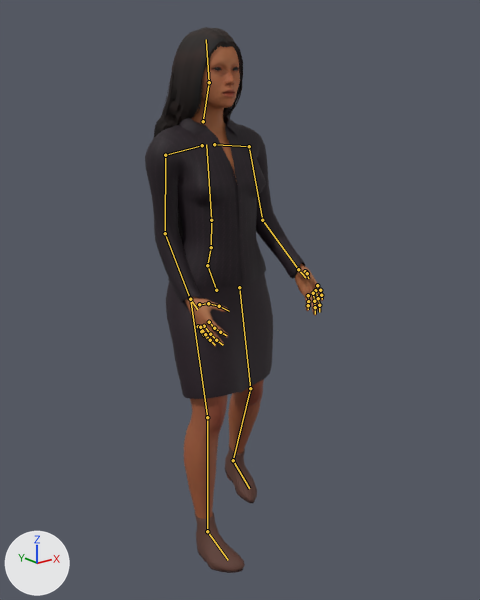
The glTF model public/models/npcs/sandton-professional.glb: old version first, new version second.
Rendered twice from a camera (50 mm lens) standing at (-1.272, -1.739, 1.539) and looking at (0.068, -0.063, 0.869). Arrows for +X, +Y and +Z are at lower left; the lights stay in place. The older version comes first. Both versions are drawn at frame 12 of the action 'walk'; the numbers are the values there. The bones that change, and the others that lie on the model, are drawn over the model as lines.

Objects in the first picture: 'EyesMesh', 'HairShoesMesh', 'OutfitMesh', 'SkinMesh'.
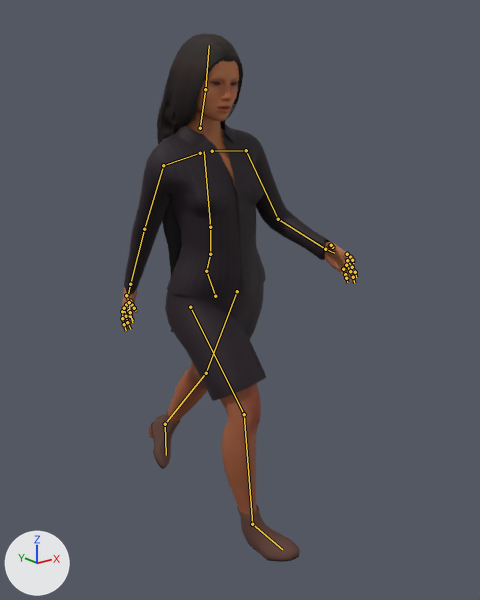
What differs and where, as boxes [x1, y1, x2, y2] in the pictures (480 x 600 px):
'OutfitMesh', posed (29% wider)
    before: [145, 116, 305, 399]
    after: [124, 121, 330, 401]
'SkinMesh', posed (69% wider)
    before: [184, 46, 323, 519]
    after: [122, 61, 358, 514]
'HairShoesMesh', posed (46% wider)
    before: [154, 27, 257, 573]
    after: [149, 33, 300, 562]
bone 'Hips', root to tip
    before: (216, 290) to (207, 265)
    after: (215, 296) to (206, 271)
bone 'Spine', root to tip
    before: (207, 265) to (211, 247)
    after: (206, 271) to (210, 254)
bone 'Chest', root to tip
    before: (211, 247) to (211, 220)
    after: (210, 254) to (210, 227)
bone 'UpperArm_L', root to tip
    before: (249, 146) to (262, 220)
    after: (246, 150) to (278, 219)
bone 'LowerArm_L', root to tip
    before: (262, 220) to (298, 269)
    after: (278, 219) to (325, 249)
bone 'UpperArm_R', root to tip
    before: (165, 155) to (165, 233)
    after: (163, 165) to (144, 229)
bone 'LowerArm_R', root to tip
    before: (165, 233) to (190, 298)
    after: (144, 229) to (130, 284)
bone 'Head', root to tip
    before: (209, 82) to (206, 39)
    after: (205, 89) to (209, 45)
bone 'UpperLeg_L', root to tip
    before: (239, 287) to (250, 388)
    after: (237, 291) to (206, 373)
bone 'LowerLeg_L', root to tip
    before: (250, 388) to (233, 460)
    after: (206, 373) to (165, 424)
bone 'Foot_L', root to tip
    before: (233, 460) to (249, 488)
    after: (165, 424) to (166, 455)
bone 'UpperLeg_R', root to tip
    before: (190, 299) to (207, 417)
    after: (190, 307) to (244, 414)
bone 'LowerLeg_R', root to tip
    before: (207, 417) to (207, 531)
    after: (244, 414) to (252, 524)
bone 'Foot_R', root to tip
    before: (207, 531) to (228, 560)
    after: (252, 524) to (282, 549)

The change in detail:
Bone 'Hips' (bone_hips) moves from (0.0, 0.0, 0.0) to (-0.005, -0.017, -0.011).
Bone 'Hips' (bone_hips) turns from (0, -1, 0) to (6, 0, 5) degrees about its own x, y and z.
Bone 'Spine' (bone_spine) turns from (-1, 0, -1) to (-3, -2, -2) degrees about its own x, y and z.
Bone 'Chest' (bone_chest) turns from (-1, 0, 2) to (-3, 0, 4) degrees about its own x, y and z.
Bone 'UpperArm_L' (bone_upperarm_l) turns from (9, 0, -41) to (18, 2, -30) degrees about its own x, y and z.
Bone 'LowerArm_L' (bone_lowerarm_l) turns from (0, 0, 0) to (14, -2, -3) degrees about its own x, y and z.
Bone 'UpperArm_R' (bone_upperarm_r) turns from (-9, 0, 41) to (-48, 42, 2) degrees about its own x, y and z.
Bone 'LowerArm_R' (bone_lowerarm_r) turns from (0, 0, 0) to (-33, 4, -2) degrees about its own x, y and z.
Bone 'Head' (bone_head) turns from (0, 0, -1) to (11, 0, -5) degrees about its own x, y and z.
Bone 'UpperLeg_L' (bone_upperleg_l) turns from (3, 0, -1) to (26, 12, 6) degrees about its own x, y and z.
Bone 'LowerLeg_L' (bone_lowerleg_l) turns from (15, 1, 0) to (8, 0, 1) degrees about its own x, y and z.
Bone 'Foot_L' (bone_foot_l) turns from (-5, -1, -1) to (8, -18, 0) degrees about its own x, y and z.
Bone 'UpperLeg_R' (bone_upperleg_r) turns from (-15, 1, -7) to (-33, -15, -15) degrees about its own x, y and z.
Bone 'LowerLeg_R' (bone_lowerleg_r) turns from (9, -1, 0) to (27, 1, -5) degrees about its own x, y and z.
Bone 'Foot_R' (bone_foot_r) turns from (-5, 0, 0) to (-2, 18, 1) degrees about its own x, y and z.
